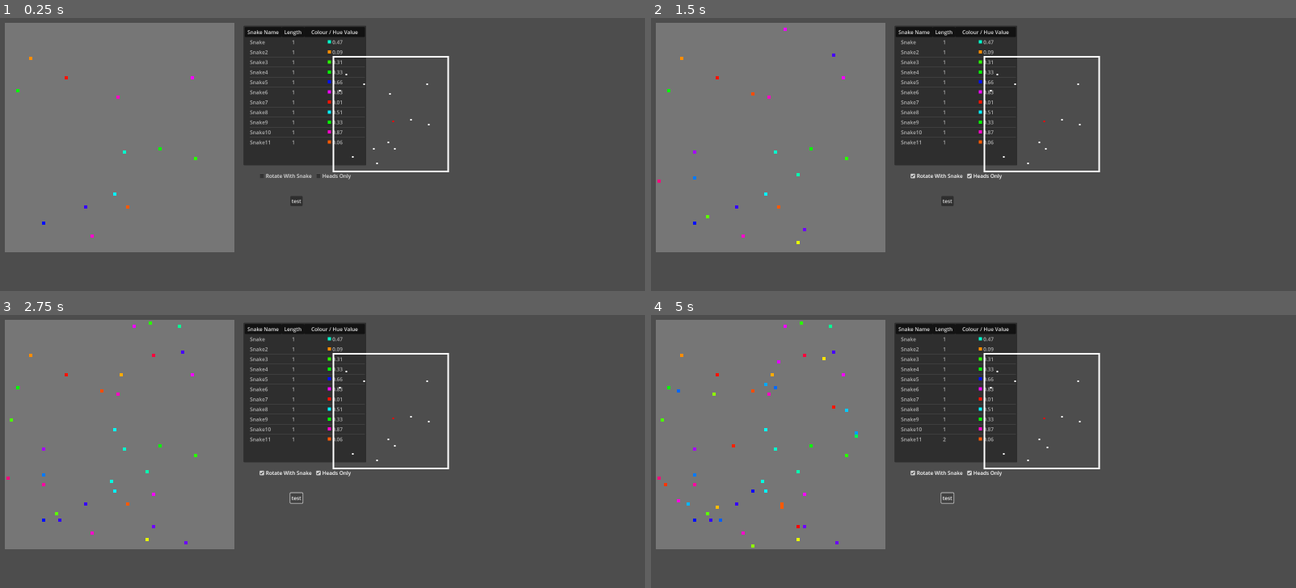
Above: before the commit, frames 1-4 (two rows, left to right).
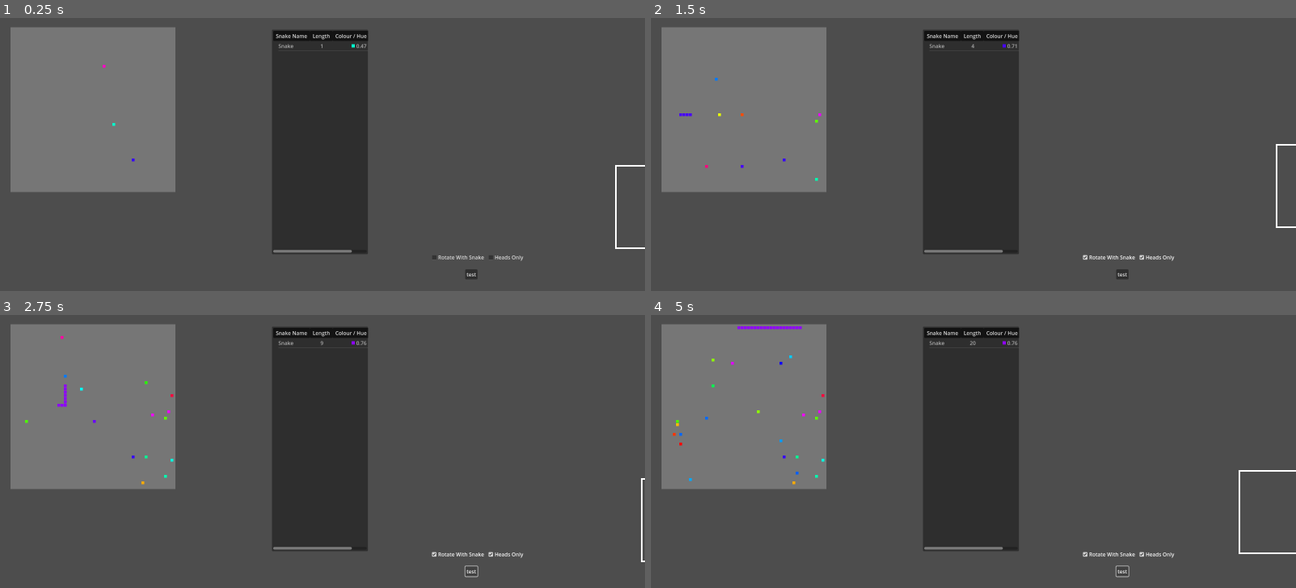
Above: after the commit, the same moments.

Repository: kwdChan/Snake-World
Game: Godot game, scene res://main.tscn
Two runs of this game, one before a commit and one after it. Both use one fixed random seed, a clock stepped at 60 frames per second and the inputs below.
Inputs:
- Up to frame 1 (0.25 s): no input
- Up to frame 2 (1.5 s): click "Rotate With Snake" at 0.5 s; click "Heads Only" at 1.25 s
- Up to frame 3 (2.75 s): click "test" at 2 s
- Up to frame 4 (5 s): tap Enter at 2.75 s; hold Right (ui_right) 2.78-3.53 s; hold Down (ui_down) 3.53-4.28 s; hold Right (ui_right) from 4.28 s (still down)

The runs differ from the first frame. In frame 1, 23% of the frame differs, in the area x 0-100%, y 1-96%; in frame 2, 23%; in frame 3, 23%; in frame 4, 23%, in the area x 0-100%, y 1-97%.

Commit message:
added state recorder for debugging and supervised learning

Diff:
--- a/env.gd
+++ b/env.gd
@@ -4,7 +4,7 @@
 
 # world parameters
 const WORLD_PARAMS = {
-	SIZE_GRID = Vector2(70, 70),
+	SIZE_GRID = Vector2(50, 50),
 	GRID_SIZE_PIX = 10,
 	GRID_MARGIN = 0.1
 }
@@ -13,13 +13,14 @@
 const SNAKE_SCENE := preload("res://snake.tscn") as PackedScene
 
 const ECO_PARAMS = {
-	FOOD_INTERVAL = 0.1
+	FOOD_INTERVAL = 0.1,
+	MAX_FOOD = 120
 }
 
 var N_SNAKES = {
-	PolicyDeepQLearning: 10,
-	PolicyNearestFood: 0,
-	PolicyUserInput:1,
+	PolicyDeepQLearning: 0,
+	PolicyNearestFoodRecorded: 1,
+	PolicyUserInput:0,
 }
 
 var all_snakes: Array[Snake] = []
@@ -27,10 +28,10 @@
 
 var snakes_of_policies = {
 	PolicyDeepQLearning: [],
-	PolicyNearestFood:[],
+	PolicyNearestFoodRecorded:[],
 	PolicyUserInput: []
 }
-
+var new_snake_policies = []
 
 @onready var world_boundry_grids: Array[Vector2i] = _cal_world_boundry_grids()
 @onready var ws_client := WSClient.new()
@@ -99,6 +100,7 @@
 	)
 	add_child(snake)
 
+
 	policy.use_for_snake(snake, self, {ws_client=ws_client})
 
 	snakes_of_policies[policy].append(snake)
@@ -113,8 +115,8 @@
 
 
 func _on_snake_dead(_snake: Snake):
-	new_snake(null, _snake.policy.get_script())
 
+	new_snake_policies.append(_snake.policy.get_script())
 
 
 
@@ -143,9 +145,11 @@
 
 
 func _on_snake_spawn_timer_timeout():
+	if len(new_snake_policies):
+		new_snake(null, new_snake_policies.pop_back())
 
-
-	new_food()
+	if len(get_all_foods()) < ECO_PARAMS.MAX_FOOD:
+		new_food()
 	$SnakeSpawnTimer.start()
 
 func get_edible_grids() -> Array[Vector2i]:
--- a/env.tscn
+++ b/env.tscn
@@ -8,7 +8,7 @@
 
 [node name="WorldBoundary" type="Polygon2D" parent="."]
 color = Color(1, 1, 1, 0.231373)
-polygon = PackedVector2Array(0, 0, 710, 0, 710, 710, 0, 710)
+polygon = PackedVector2Array(0, 0, 510, 0, 510, 510, 0, 510)
 script = ExtResource("2_7nmy2")
 
 [node name="SnakeSpawnTimer" type="Timer" parent="."]
--- a/main.tscn
+++ b/main.tscn
@@ -17,10 +17,10 @@
 
 [node name="SnakeTable" type="Tree" parent="."]
 layout_mode = 0
-offset_left = 758.0
-offset_top = 29.0
-offset_right = 1138.0
-offset_bottom = 461.0
+offset_left = 846.0
+offset_top = 41.0
+offset_right = 1143.0
+offset_bottom = 736.0
 focus_mode = 0
 columns = 3
 column_titles_visible = true
@@ -31,17 +31,17 @@
 script = ExtResource("2_4x04g")
 
 [node name="Env" parent="." instance=ExtResource("1_w022d")]
-position = Vector2(20, 20)
+position = Vector2(37, 34)
 
 [node name="Vision" type="Node2D" parent="."]
-position = Vector2(1214, 318)
+position = Vector2(2068, 605)
 script = ExtResource("2_7ybtq")
 
 [node name="VisionControl" type="HBoxContainer" parent="Vision"]
-offset_left = -411.0
-offset_top = 156.0
-offset_right = -119.0
-offset_bottom = 196.0
+offset_left = -732.0
+offset_top = 121.0
+offset_right = -440.0
+offset_bottom = 161.0
 metadata/_edit_group_ = true
 
 [node name="VisionRotate" type="CheckBox" parent="Vision/VisionControl"]
@@ -56,10 +56,10 @@
 
 [node name="TestButton" type="Button" parent="."]
 layout_mode = 0
-offset_left = 903.0
-offset_top = 556.0
-offset_right = 941.0
-offset_bottom = 587.0
+offset_left = 1444.0
+offset_top = 783.0
+offset_right = 1482.0
+offset_bottom = 814.0
 text = "test"
 script = ExtResource("5_frw82")
 
--- a/network/ws_client.gd
+++ b/network/ws_client.gd
@@ -16,7 +16,7 @@
 	# TODO: can't do faster than 50ms?
 	timer = Timer.new()
 	add_child(timer)
-	timer.set_wait_time(0.001)
+	timer.set_wait_time(0.01)
 	timer.start()
 	timer.timeout.connect(func(): poll())
 
@@ -45,5 +45,6 @@
 
 func send(message, tag, receiver_id):
 
-	assert (state == WebSocketPeer.STATE_OPEN)
+	if not (state == WebSocketPeer.STATE_OPEN):
+		push_warning("WebSocketPeer closed")
 	socket.send_text(JSON.stringify({tag=tag, message=message, receiver_id=receiver_id}))
--- a/snake.gd
+++ b/snake.gd
@@ -9,7 +9,7 @@
 # if idx is not 0, it means it is food
 var idx = 0
 
-var _action_intervel := 0.05
+var _action_intervel := 0.01
 
 var policy: Policy
 
--- a/snake_action_plan/deep_q_learning_remote.gd
+++ b/snake_action_plan/deep_q_learning_remote.gd
@@ -32,18 +32,19 @@
 
 	var new_len = len(_snake.nodes)
 	data['rewards'] = (new_len - existing_len)
+	#data['rewards'] +=  new_len * 0.01
 
-	var new_pos = _snake.nodes[0].grid_pos if new_len else Vector2i(0,0)
-
-	if (last_pos == new_pos):
-		data['rewards'] -= 0.001
-	last_pos = new_pos
 
 	if new_len == 0:
-		data['rewards'] = min(-50, data['rewards'] )
+		data['rewards'] -= 5
+
+	if new_len < existing_len:
+		data['rewards'] -= 0.2
+
+	data['rewards'] = float(data['rewards'])
+
 
 	existing_len = new_len
-
 	ws_client.send(
 		JSON.stringify(data),
 		"deep_q_pre_extracted",
@@ -54,8 +55,10 @@
 func _on_message(receiver_id, tag, message):
 	if not receiver_id == id:
 		return
+	var time_diff = Time.get_ticks_msec() - message.time
 
-	print(Time.get_ticks_msec() - message.time)
+	if time_diff>0:
+		print(time_diff)
 	emit_signal("action_ready", message.action)
 
 
--- /dev/null
+++ b/snake_action_plan/nearest_food_recorded.gd
@@ -0,0 +1,142 @@
+class_name PolicyNearestFoodRecorded
+extends NoStupidMove
+
+var food_distance = 200
+var ws_client: WSClient
+
+@onready var id = str(get_instance_id())
+
+
+var existing_len: int:
+	set(v):
+		existing_len = v
+
+func use_ws_client(_ws_client:WSClient):
+	ws_client = _ws_client
+	ws_client.message_received.connect(_on_message)
+
+func step(_snake) :
+
+	var possible_moves = get_non_stupid_moves(_snake)
+	var possible_moves_ = possible_moves.duplicate()
+	var body_grids: Array[Vector2i] = _snake.get_body_grids()
+	var edible_grids: Array[Vector2i] = _snake._env.get_edible_grids().filter(func(g): return (g not in body_grids))
+
+	edible_grids = _snake.to_perspective(edible_grids)
+	edible_grids = edible_grids.filter(func(g):return ((abs(g.x)+abs(g.y))<food_distance))
+
+	var filter = func (grid):
+		if (grid.x > 0) and (Action.RIGHT not in possible_moves):
+			return false
+		if (grid.x < 0) and (Action.LEFT not in possible_moves):
+			return false
+		if (grid.y > 0):
+			return false
+		if (grid.y < 0) and (Action.UP not in possible_moves):
+			return false
+		return true
+
+	edible_grids = edible_grids.filter(filter)
+
+	if not len(edible_grids):
+
+		emit_signal("action_ready", possible_moves.pick_random())
+		return
+
+	var min_dist_idx = argmin(edible_grids.map(func(g):return (abs(g.x)+abs(g.y))))
+
+	var target:Vector2i = edible_grids[min_dist_idx]
+	#print(target)
+	var allowed_moves = [Action.STAY]
+	if target.x > 0:
+		allowed_moves.append(Action.RIGHT)
+
+	if target.x < 0:
+		allowed_moves.append(Action.LEFT)
+
+	if target.y < 0:
+		allowed_moves.append(Action.UP)
+
+	if (target.x == target.y) and (target.x==0):
+
+		emit_signal("action_ready", Action.STAY)
+		return
+
+	possible_moves = possible_moves.filter(func(x): return (x in allowed_moves))
+
+	if not len(possible_moves):
+		print(possible_moves_)
+
+
+	emit_signal("action_ready", possible_moves.pick_random())
+
+
+	var data = _snake.get_sensory_info()
+
+	data['time'] = Time.get_ticks_msec()
+
+	var new_len = len(_snake.nodes)
+	data['rewards'] = max((new_len - existing_len), 0)
+
+	data['rewards'] = float(data['rewards'])
+
+	data['action'] = float(data['rewards'])
+
+	existing_len = new_len
+
+	ws_client.send(
+		JSON.stringify(data),
+		"supervised",
+		id
+	)
+
+	return
+
+func argmin(array):
+	if array.size() == 0:
+		return -1  # Return an invalid index if the array is empty
+
+	var min_index = 0
+	var min_value = array[0]
+
+	for i in range(1, array.size()):
+		if array[i] < min_value:
+			min_value = array[i]
+			min_index = i
+	return min_index
+
+
+func argmax(array):
+	if array.size() == 0:
+		return -1  # Return an invalid index if the array is empty
+
+	var max_index = 0
+	var max_value = array[0]
+
+	for i in range(1, array.size()):
+		if array[i] > max_value:
+			max_value = array[i]
+			max_index = i
+	return max_index
+
+
+
+func _on_message(receiver_id, tag, message):
+	if not receiver_id == id:
+		return
+	var time_diff = Time.get_ticks_msec() - message.time
+
+	if time_diff>0:
+		print(time_diff)
+	#emit_signal("action_ready", message.action)
+
+
+
+
+static func use_for_snake(_snake, _env, data={}):
+	var plan = PolicyNearestFoodRecorded.new()
+
+	_env.add_child(plan)
+	plan.use_ws_client(data.ws_client)
+	plan.existing_len = len(_snake.nodes)
+	_snake.use_policy(plan)
